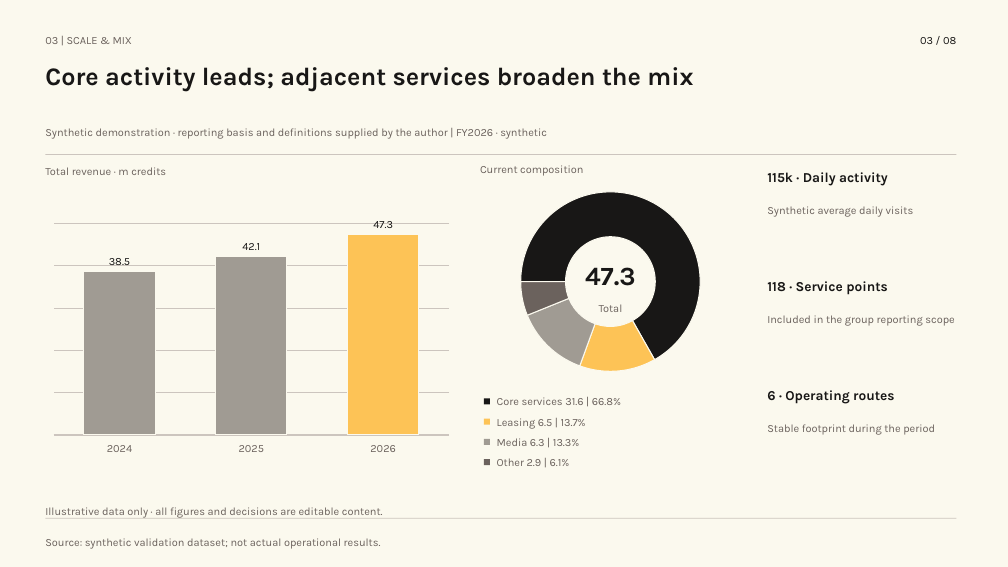
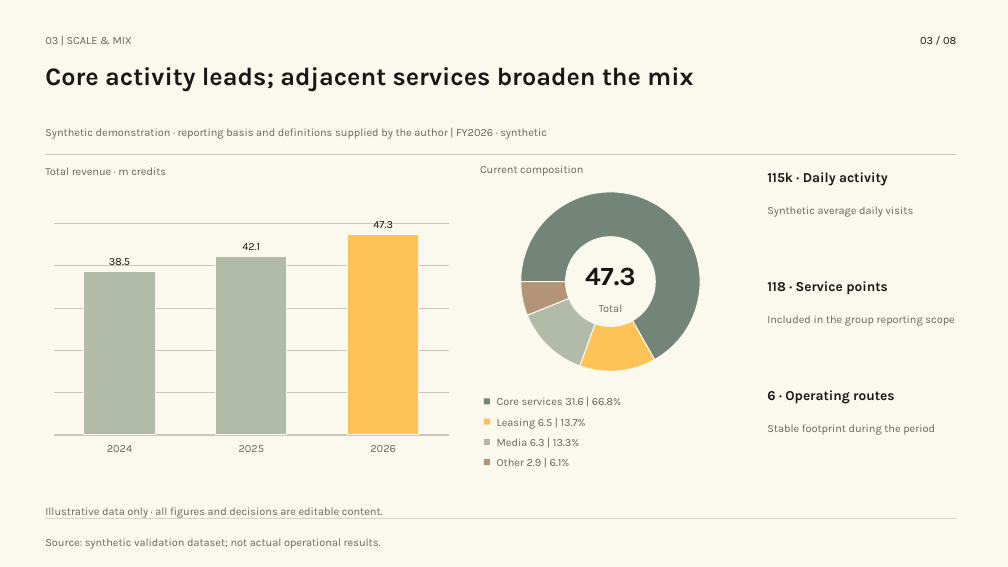
Before and after one commit to hustcer/pptx-nova, a slide deck: slide 3 of pptx-nova/assets/examples/deckkits/amber-ledger/deck.pptx. Drawn at 1008x567 pixels with LibreOffice and Linux fonts; fonts in the diff are those of the drawing. Boxes give left, top, right and bottom in pixels: in the first picture for what was removed or moved away, otherwise in the second. Text is boxed around its words. In the diff, an @@ line names an element or a change of style, - is before the commit and + after.

Commit message:
feat(pptx-nova): refine amber-ledger visual language
- Separate charcoal text from sage evidence fills and synchronize chart legends.
- Replace gray cover discs with an editable amber ring and sage medallion.
- Add light matrix tones with legacy aliases and derive round trend-axis ticks.
- Refresh the eight-slide showcase, design contracts, catalog and review guidance.
- Add palette, legend, cover-boundary and numeric-scale regression coverage.
- Validate all 16 layouts, density and mixed-language probes, source content,
  canonical renders, package integrity and PowerPoint clean-open.
- Pass 28 targeted tests, smoke, public audit and showcase reproducibility;
  retain the unrelated full-suite failure for the missing just list recipe.
- Remove obsolete Amber Ledger migration-report references as requested.

```diff
--- a/pptx-nova/assets/examples/deckkits/amber-ledger/deck.pptx
+++ b/pptx-nova/assets/examples/deckkits/amber-ledger/deck.pptx
@@ column chart at (45, 185, 457, 461) @@
@@ colour of Series 1 #A09B93 to #B1BBA7 @@
@@ colours of single points changed @@
@@ doughnut chart at (480, 181, 741, 382) @@
@@ colours of single points changed @@
@@ rectangle at (484, 399, 490, 405): fill #181716 to #728578 @@
@@ rectangle at (484, 439, 490, 445): fill #A09B93 to #B1BBA7 @@
@@ rectangle at (484, 459, 490, 465): fill #6B625D to #B39478 @@
```
Also in this commit, not shown: 5 other slides changed, 17 other files.
